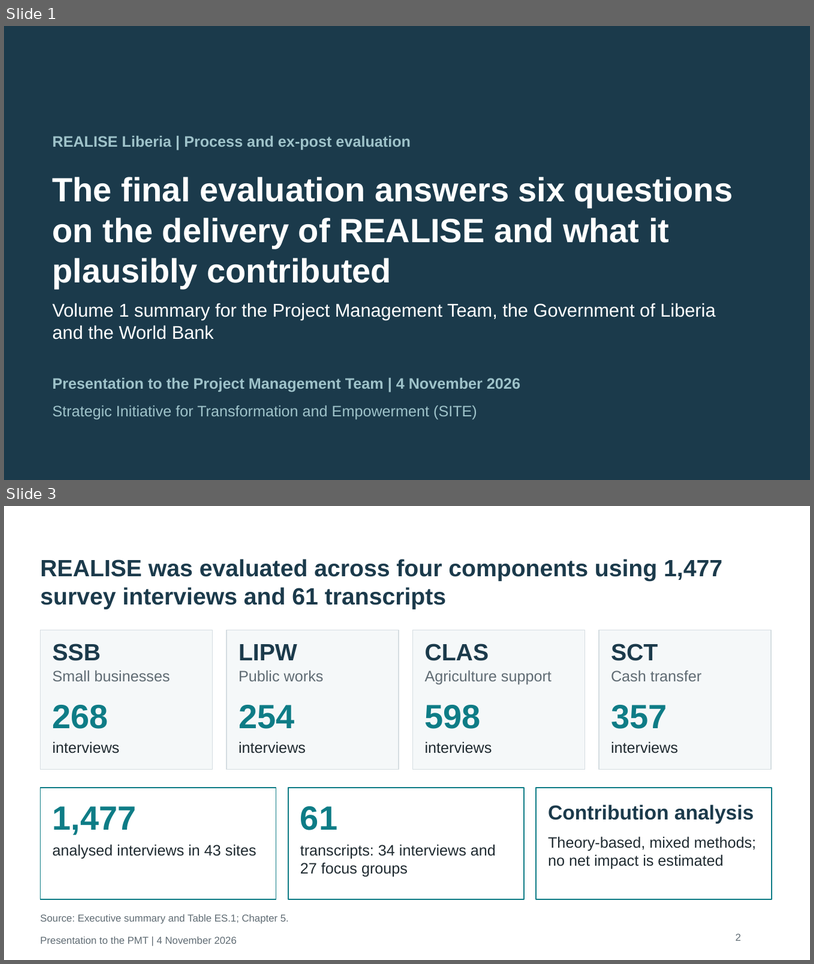
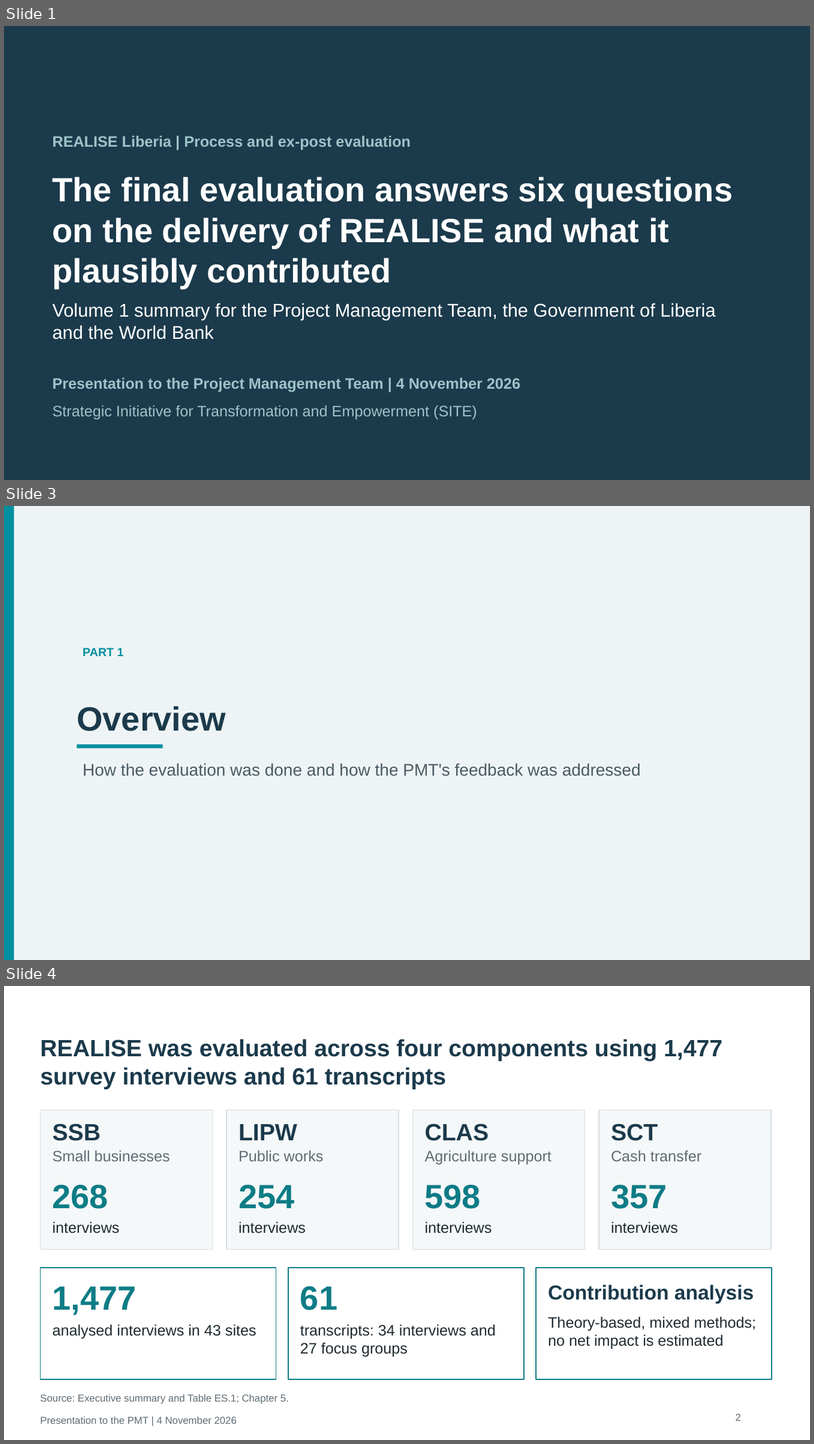
Before and after one commit to kokouekpinda/kokouekpinda, a slide deck: deliverables/REALISE_PMT_Presentation_v5.pptx. Shown one above the other, each under a label of ours: slides 1 and 3 before the commit, slides 1, 3 and 4 after it; the slides between them are not shown. The pictures are 814x964 and 814x1444 pixels, drawn with LibreOffice and Linux fonts; fonts in the diff are those of the drawing. Boxes give left, top, right and bottom in pixels: in the first picture for what was removed or moved away, otherwise in the second. Text is boxed around its words. In the diff, an @@ line names an element or a change of style, - is before the commit and + after.

```diff
--- a/deliverables/REALISE_PMT_Presentation_v5.pptx
+++ b/deliverables/REALISE_PMT_Presentation_v5.pptx
@@ slide 3 added at (4, 506, 810, 960), background #EEF4F5 @@
@@ rectangle added at (4, 506, 14, 960), fill #0090A0 @@
@@ text added at (83, 648, 124, 656), 14 pt, text #0090A0, bold @@
+PART 1
@@ title added at (77, 706, 226, 731), 40 pt, text #1B3A4B, bold @@
+Overview
@@ rectangle added at (77, 744, 162, 748), fill #0090A0 @@
@@ text added at (83, 763, 641, 776), 20 pt, text #4A5A63 @@
+How the evaluation was done and how the PMT's feedback was addressed
@@ what was slide 3 is now slide 4 @@
```
Also in this commit, not shown: 8 slides changed, 10 other slides added, 3 slides removed, 7 other files.
